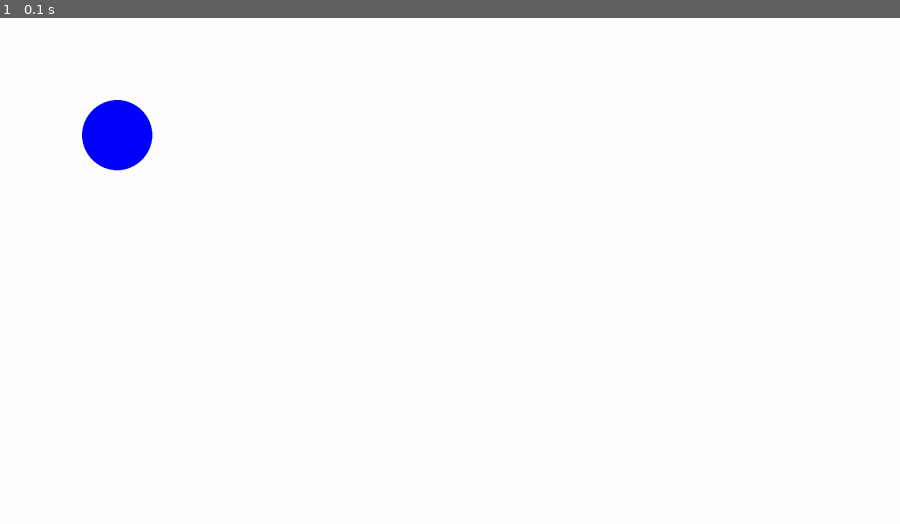
Above: before the commit, frame 1.
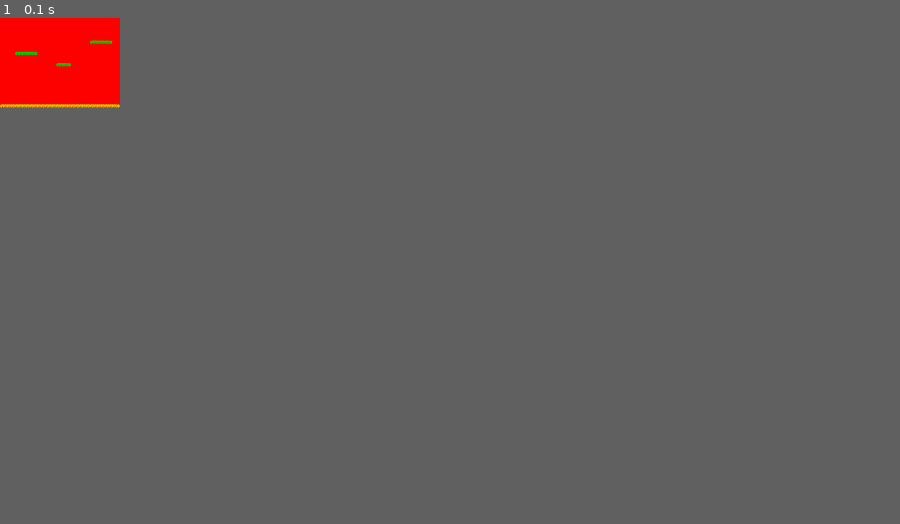
Above: after the commit, the same moment.

Repository: rodrigogapires/jetpac
Game: pygame game, started from pygametest.py
The game is run twice, just before and just after one commit, with the same random seed, the same clock (stepped at 60 frames per second) and the same inputs.
Inputs:
- Up to frame 1 (0.1 s): no input
In our replay, the window is 900x506 before the commit and 120x90 after it. These sizes can differ from the game's own. Grey fills any space a smaller window leaves; there, only what the larger window draws over its background counts as a difference.

The runs differ from the first frame. In frame 1, 3.2% of the frame differs, in the area x 0-17%, y 0-31%.

Commit message:
background adicionado

Diff:
--- a/pygametest.py
+++ b/pygametest.py
@@ -1,4 +1,5 @@
 import pygame
+import sys
 
 from pygame.locals import (
     K_UP,
@@ -11,21 +12,22 @@
 )
 
 pygame.init()
+screen = pygame.display.set_mode(
+    [256, 192], pygame.FULLSCREEN | pygame.HWSURFACE | pygame.DOUBLEBUF, 32)
 
-screen = pygame.display.set_mode(
-    [1920, 1080], pygame.FULLSCREEN | pygame.DOUBLEBUF | pygame.HWSURFACE, 32)
+background = pygame.image.load("jetpac.png")
 
 running = True
+
 while running:
-
-    screen.fill((255, 255, 255))
-
     for event in pygame.event.get():
         if event.type == KEYDOWN:
             if event.key == K_ESCAPE:
                 running = False
 
-    pygame.draw.circle(screen, (0, 0, 255), (250, 250), 75)
+    screen.fill((255, 0, 0))
+    screen.blit(background, (0, 0))
     pygame.display.flip()
 
 pygame.quit()
+sys.exit()
Binary file added: Jetpac.png
